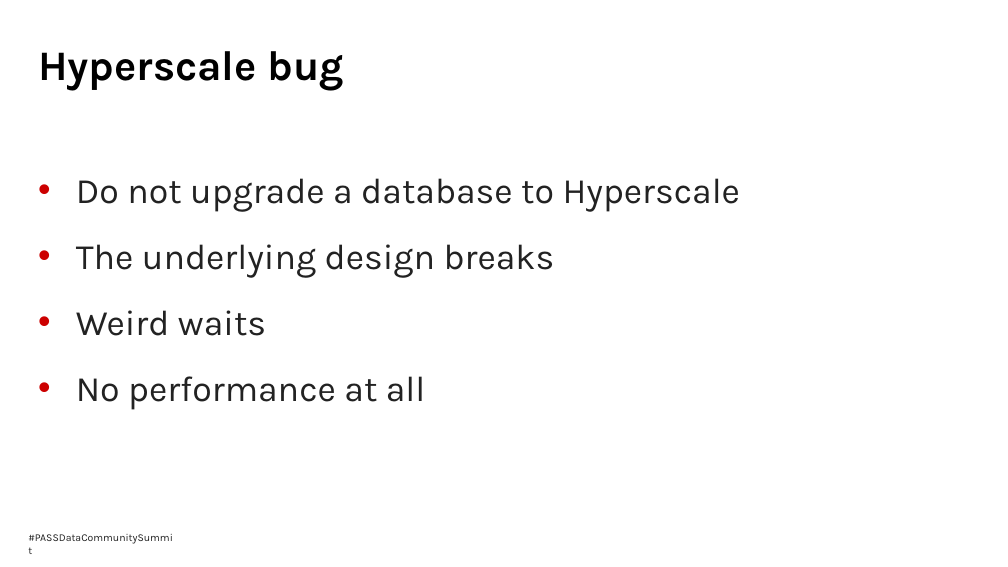
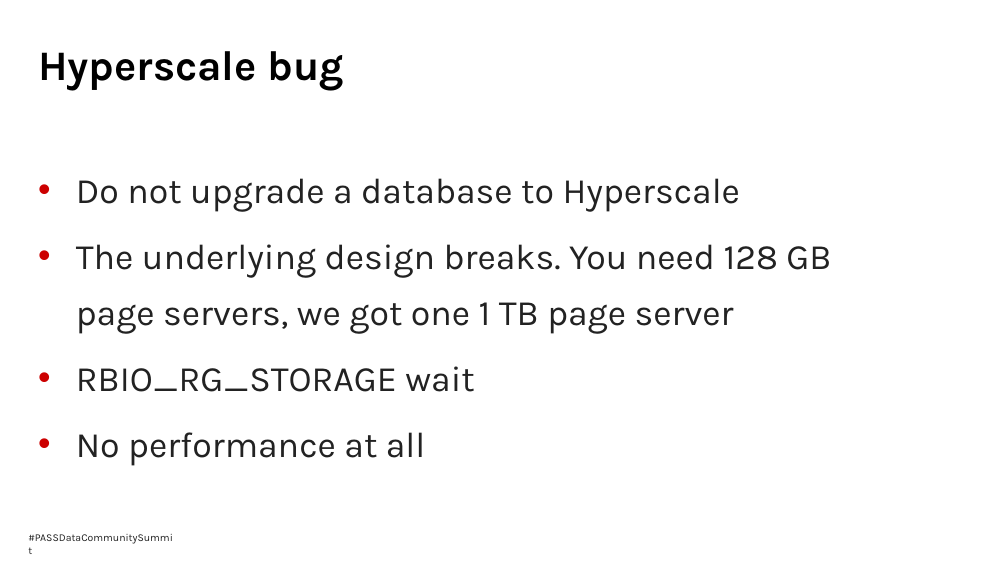
Before and after one commit to reitse/Speaking, a slide deck: slide 8 of 10-2021 Pass Summit/To Hyperscale or not to Hyperscale, that's.pptx (slide 6 before the commit). Drawn at 1008x567 pixels with LibreOffice and Linux fonts; fonts in the diff are those of the drawing; background and template pictures are left out. Boxes give left, top, right and bottom in pixels: in the first picture for what was removed or moved away, otherwise in the second. Text is boxed around its words. In the diff, an @@ line names an element or a change of style, - is before the commit and + after.

```diff
--- a/10-2021 Pass Summit/To Hyperscale or not to Hyperscale, that's.pptx
+++ b/10-2021 Pass Summit/To Hyperscale or not to Hyperscale, that's.pptx
@@ text at box(76, 244, 831, 392): text changed @@
-• The underlying design breaks
-• Weird waits
+• The underlying design breaks. You need 128 GB page servers, we got one 1 TB page server
+• RBIO_RG_STORAGE wait
```
Also in this commit, not shown: 2 other slides changed, 5 slides added, 10 other files.
